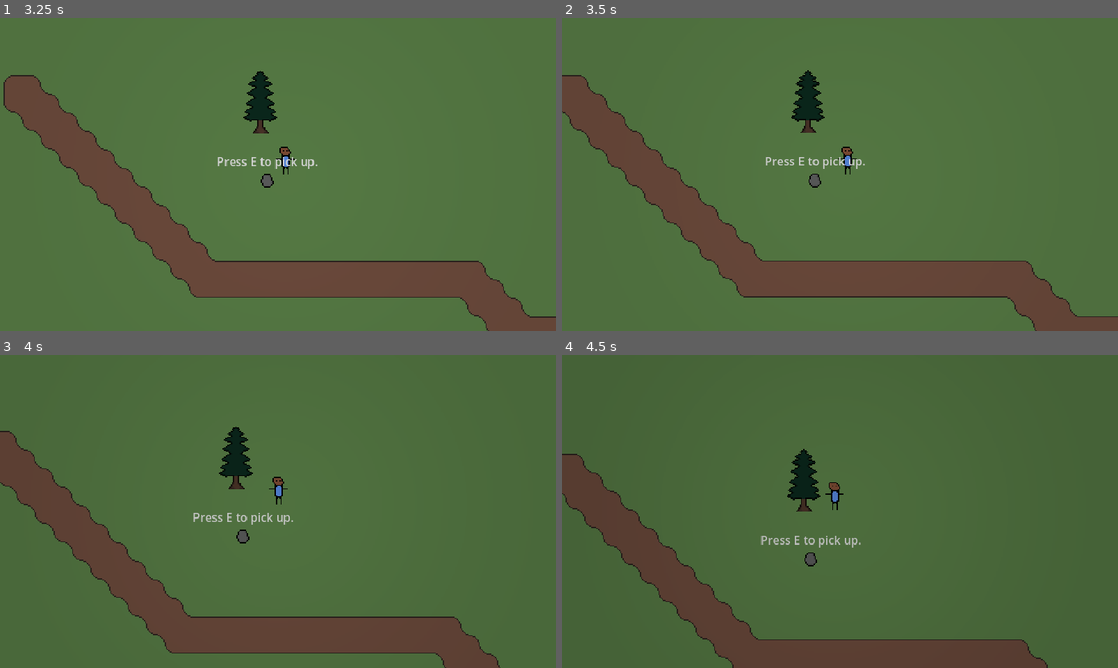
Above: before the commit, frames 1-4 (two rows, left to right).
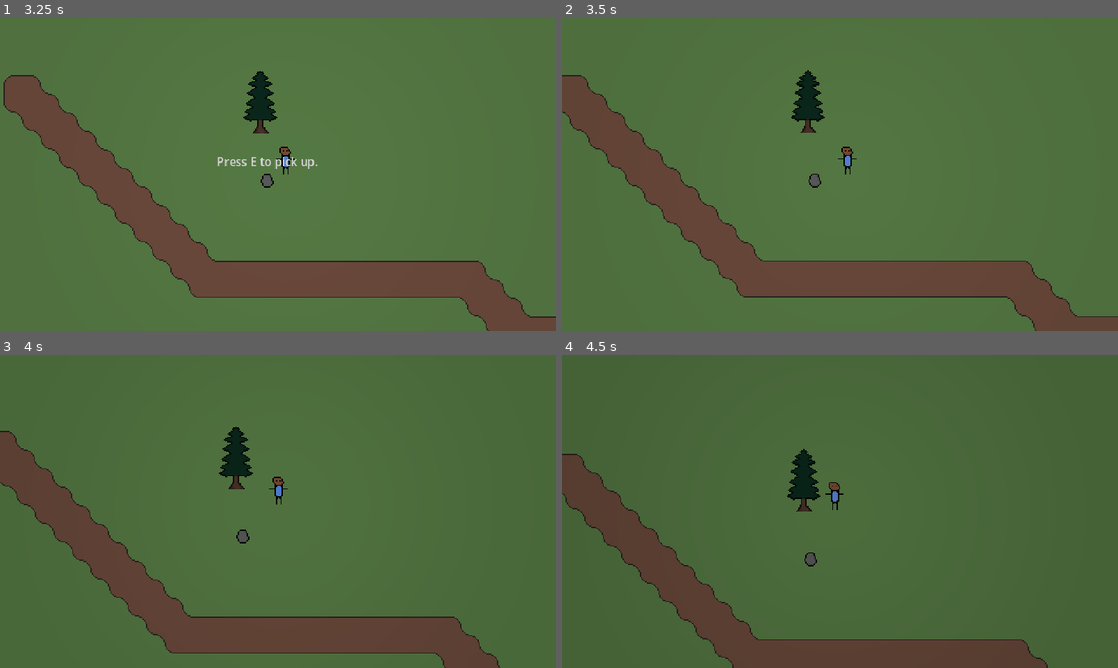
Above: after the commit, the same moments.

Repository: StormLight14/nightfall-mirror
Game: Godot game, scene res://menus/main/main_menu.tscn
Two runs of this game, one before a commit and one after it. Both use one fixed random seed, a clock stepped at 60 frames per second and the inputs below.
Inputs:
- Up to frame 1 (3.25 s): click "Start Game" at 0.5 s; tap Enter at 1.25 s; hold D (right) 1.28-2.03 s; hold R (rotate_sun) 1.28-2.03 s; hold S (down) 2.03-2.78 s; tap N (turn_day) at 2.1 s; tap E at 2.75 s; hold D (right) from 2.78 s (still down); tap M (turn_night) at 2.85 s
- Up to frame 2 (3.5 s): keep holding D (right)
- Up to frame 3 (4 s): tap E at 3.5 s; release D (right) at 3.53 s; hold W (up) from 3.53 s (still down); tap R (rotate_sun) at 3.6 s
- Up to frame 4 (4.5 s): tap E at 4.25 s; release W (up) at 4.28 s; hold A (left) from 4.28 s (still down); tap N (turn_day) at 4.35 s

Frame 1 is identical in both runs. In frame 2, 0.2% of the frame differs, in the area x 36-55%, y 44-49%; in frame 3, 0.2%, in the area x 34-53%, y 50-55%; in frame 4, 0.2%.

Commit message:
create Settings global, show label on pickupable and hide label on not

Diff:
--- a/entities/player/player.gd
+++ b/entities/player/player.gd
@@ -4,12 +4,27 @@
 
 @onready var night_light = %NightLight
 
+var pickupable_object = null
+
 func _physics_process(delta: float) -> void:
+	movement(delta)
+
+func movement(delta: float) -> void:
 	var input_vector := Input.get_vector("left", "right", "up", "down")
 	var direction := input_vector.normalized()
 	velocity = direction * SPEED * delta
 	move_and_slide()
 
 func _on_pickup_area_area_entered(area: Area2D) -> void:
-	print("pickup area entered")
-	area.get_parent().get_node("Hint").visible = true
+	var hint := area.get_parent().get_node("Hint")
+	if hint && Settings.show_hints:
+		hint.visible = true
+
+	pickupable_object = area.get_parent()
+
+func _on_pickup_area_area_exited(area: Area2D) -> void:
+	var hint := area.get_parent().get_node("Hint")
+	if hint:
+		hint.visible = false
+
+	pickupable_object = null
--- a/entities/player/player.tscn
+++ b/entities/player/player.tscn
@@ -57,3 +57,4 @@
 debug_color = Color(0.623677, 0.382308, 0.938347, 0.42)
 
 [connection signal="area_entered" from="PickupArea" to="." method="_on_pickup_area_area_entered"]
+[connection signal="area_exited" from="PickupArea" to="." method="_on_pickup_area_area_exited"]
--- /dev/null
+++ b/globals/Settings.gd
@@ -0,0 +1,3 @@
+extends Node
+
+var show_hints := true
--- a/project.godot
+++ b/project.godot
@@ -14,6 +14,10 @@
 run/main_scene="res://menus/main/main_menu.tscn"
 config/features=PackedStringArray("4.3", "Forward Plus")
 config/icon="res://icon.svg"
+
+[autoload]
+
+Settings="*res://globals/Settings.gd"
 
 [display]
 
@@ -59,6 +63,11 @@
 , Object(InputEventJoypadMotion,"resource_local_to_scene":false,"resource_name":"","device":-1,"axis":0,"axis_value":1.0,"script":null)
 ]
 }
+interact={
+"deadzone": 0.5,
+"events": [Object(InputEventKey,"resource_local_to_scene":false,"resource_name":"","device":-1,"window_id":0,"alt_pressed":false,"shift_pressed":false,"ctrl_pressed":false,"meta_pressed":false,"pressed":false,"keycode":0,"physical_keycode":69,"key_label":0,"unicode":101,"location":0,"echo":false,"script":null)
+]
+}
 turn_day={
 "deadzone": 0.5,
 "events": [Object(InputEventKey,"resource_local_to_scene":false,"resource_name":"","device":-1,"window_id":0,"alt_press …(192 unchanged characters)…
--- a/scenes/objects/rocks/rock.tscn
+++ b/scenes/objects/rocks/rock.tscn
@@ -8,7 +8,7 @@
 size = Vector2(11, 12)
 
 [sub_resource type="CircleShape2D" id="CircleShape2D_r5xcc"]
-radius = 11.0454
+radius = 16.1245
 
 [node name="Rock" type="StaticBody2D"]
 
